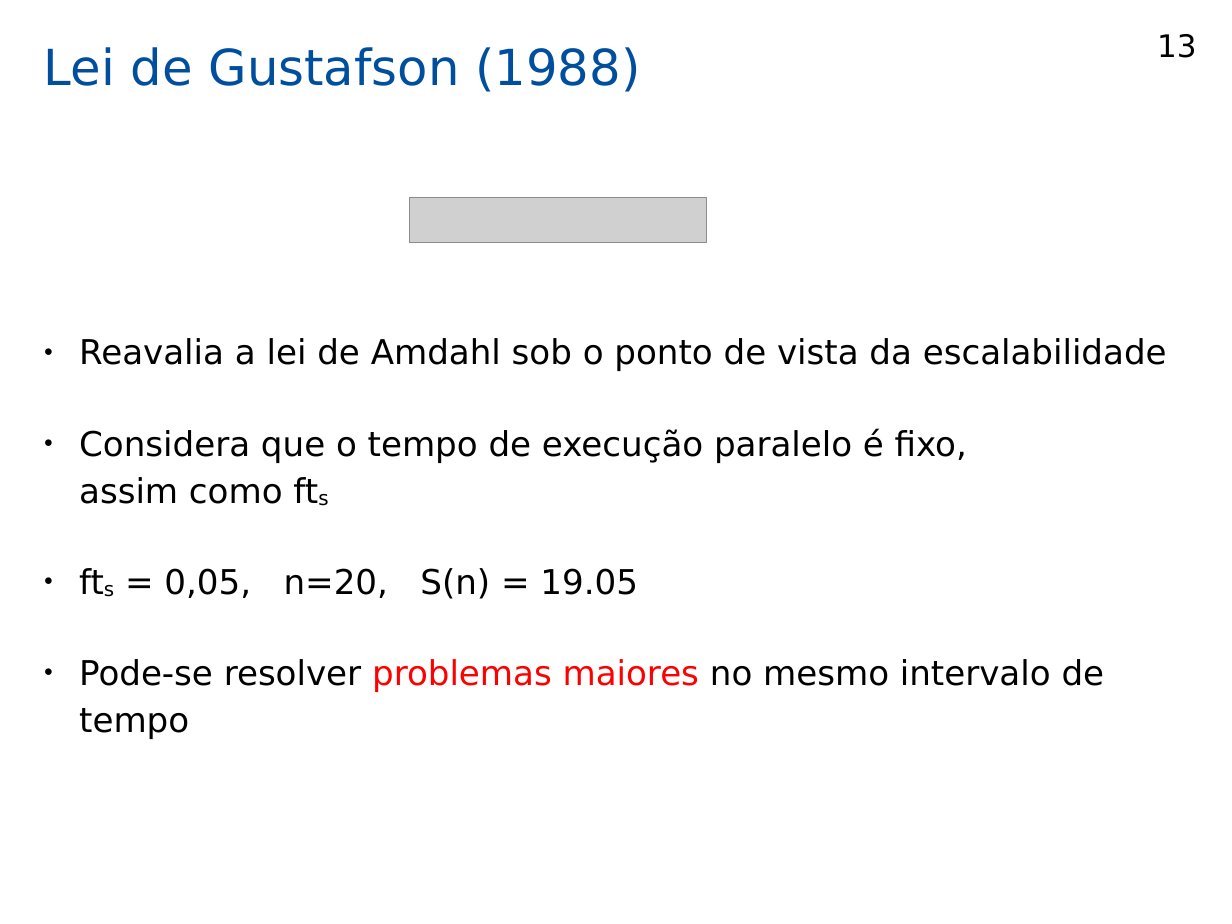
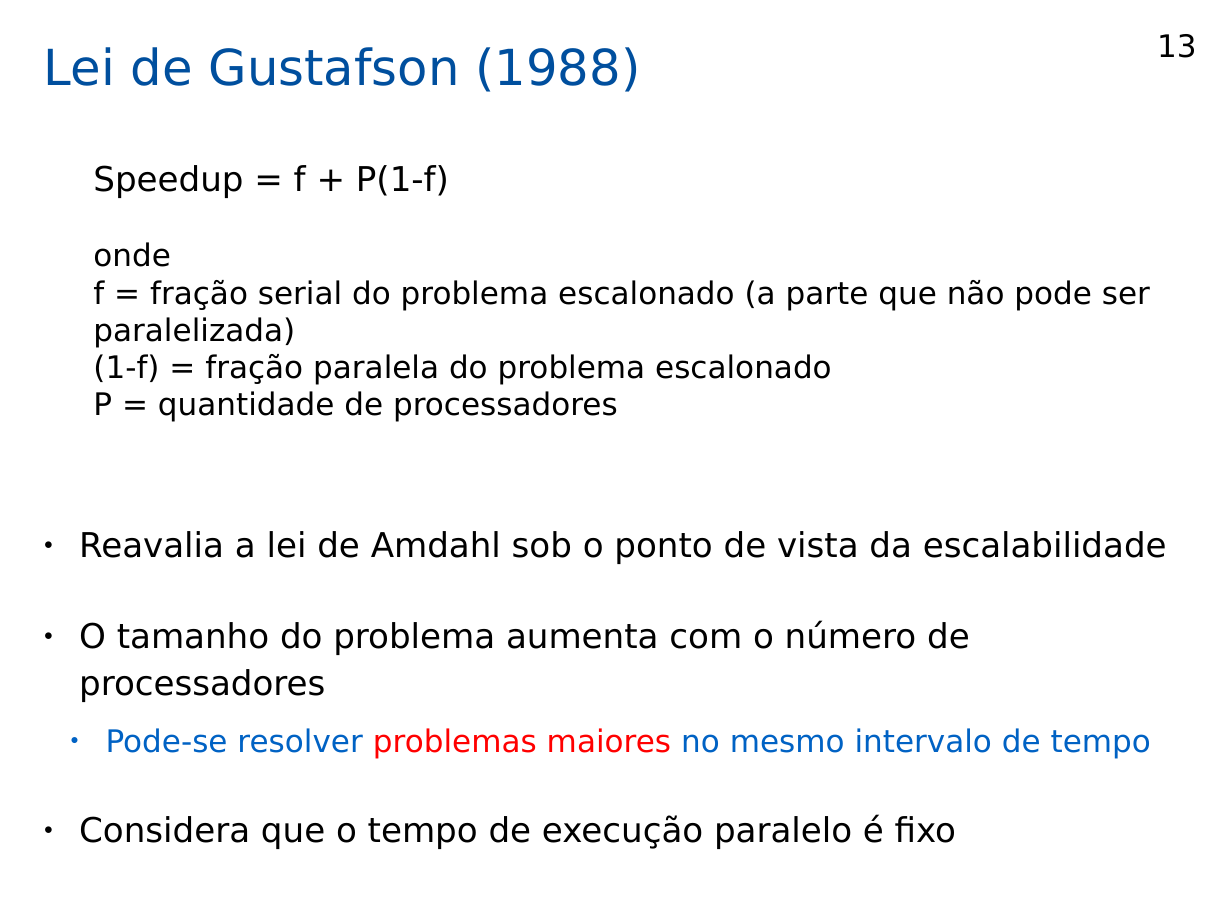
Before and after one commit to efurlanm/teaching, a slide deck: slide 13 of apd/APD-43-desempenho_2025-05-21.odp. Drawn at 1232x924 pixels with LibreOffice and Linux fonts; fonts in the diff are those of the drawing; grey boxes stand for pictures; background and template pictures are left out. Boxes give left, top, right and bottom in pixels: in the first picture for what was removed or moved away, otherwise in the second. Text is boxed around its words. In the diff, an @@ line names an element or a change of style, - is before the commit and + after.

```diff
--- a/apd/APD-43-desempenho_2025-05-21.odp
+++ b/apd/APD-43-desempenho_2025-05-21.odp
@@ text added at bbox=[93, 165, 1150, 422], 20 pt, text #000000 @@
+Speedup = f + P(1-f)
+onde
+f = fração serial do problema escalonado (a parte que não pode ser paralelizada)
+(1-f) = fração paralela do problema escalonado
+P = quantidade de processadores
@@ picture removed at bbox=[409, 198, 707, 243] @@
@@ text "Reavalia a lei de Amdahl ...": place and size @@
-text "Reavalia a lei de Amdahl ..." at bbox=[79, 338, 1167, 739]
+text "Reavalia a lei de Amdahl ..." at bbox=[79, 531, 1167, 849]
@@ text at bbox=[79, 621, 970, 702]: text changed @@
-● Considera que o tempo de execução paralelo é fixo,
-  assim como fts
-● fts = 0,05, n=20, S(n) = 19.05
+● O tamanho do problema aumenta com o número de processadores
@@ text at bbox=[106, 728, 1151, 759]: size 22 to 20 pt in "Pode-se resolver problemas maiores no mesmo intervalo ..."; text colour #000000 to #0062C4 in "Pode-se resolver no mesmo intervalo de tempo"; list level 1 to 2 in "Pode-se resolver problemas maiores no ..."; bullet colour #000000 to #0062C4 @@
@@ text at bbox=[79, 815, 956, 849]: paragraph added @@
+● Considera que o tempo de execução paralelo é fixo
```
Also in this commit, not shown: 1 slide added, 22 other files.
